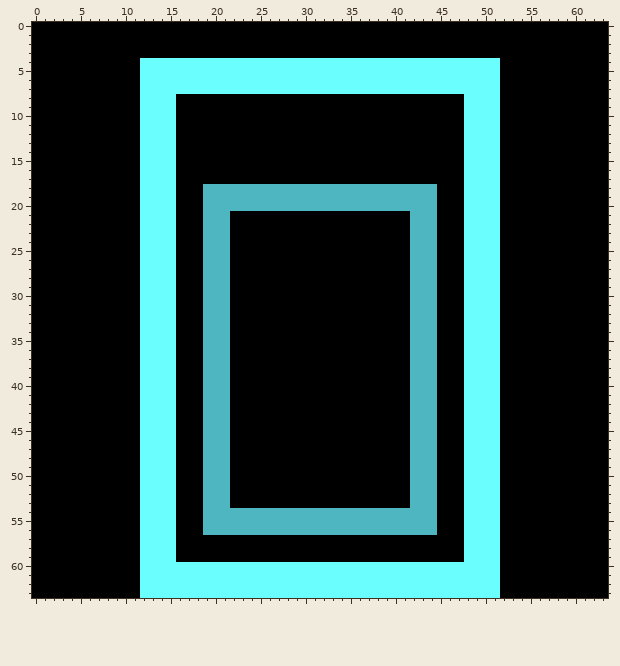
One commit to this pixel-art sprite: Assets/Resources/DOOR/DOOR03.png. Above: the version before the commit.
The file is 64x64 pixels.
New version:
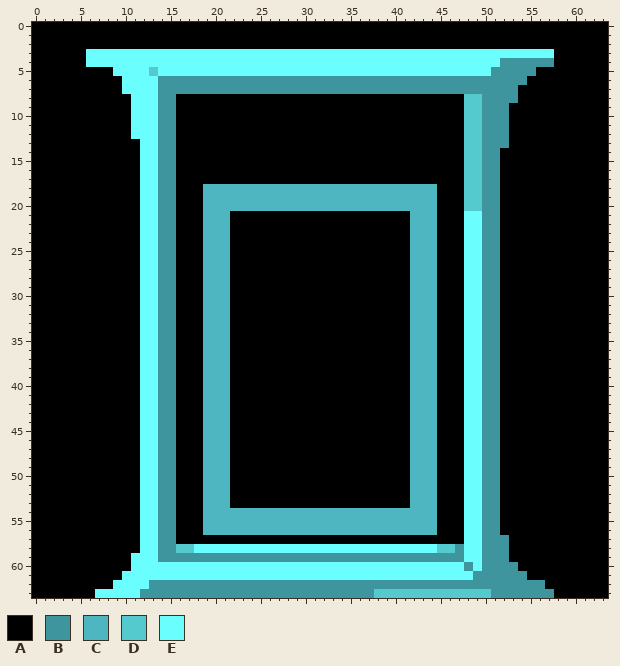
Palette (. is transparent): A #000000  B #3e959e  C #4db6c0  D #54c9ce  E #6bfeff
Difference:
The edit turns colour A into colour B in row 4 at x 52 to 57; in row 5 at x 52 to 55; in row 6 at x 52 to 54; in rows 7 to 8 at x 52 to 53; in rows 9 to 13 at x 52; in row 57 at x 52.
The edit turns colour A into colour B in row 58 at x 47 and 52; in row 59 at x 16 to 47 and 52; in row 60 at x 52 to 53; in row 61 at x 52 to 54; in row 62 at x 52 to 56; in row 63 at x 52 to 57.
The edit turns colour E into colour B in row 5 at x 51; in rows 6 to 7 at x 14 to 51; in rows 8 to 59 at x 14 to 15 and 50 to 51; in row 60 at x 48 and 50 to 51; in row 61 at x 49 to 51; in row 62 at x 13 to 51.
The edit turns colour E into colour B in row 63 at x 12 to 37 and 51.
The edit turns colour A into colour D in row 58 at x 16 to 17 and 45 to 46.
The edit turns colour E into colour D in row 5 at x 13; in rows 8 to 20 at x 48 to 49; in row 63 at x 38 to 50.
The edit turns colour A into colour E in row 3 at x 6 to 57; in row 4 at x 6 to 11; in row 5 at x 9 to 11; in rows 6 to 7 at x 10 to 11; in rows 8 to 12 at x 11; in row 58 at x 18 to 44.
The edit turns colour A into colour E in rows 59 to 60 at x 11; in row 61 at x 10 to 11; in row 62 at x 9 to 11; in row 63 at x 7 to 11.
